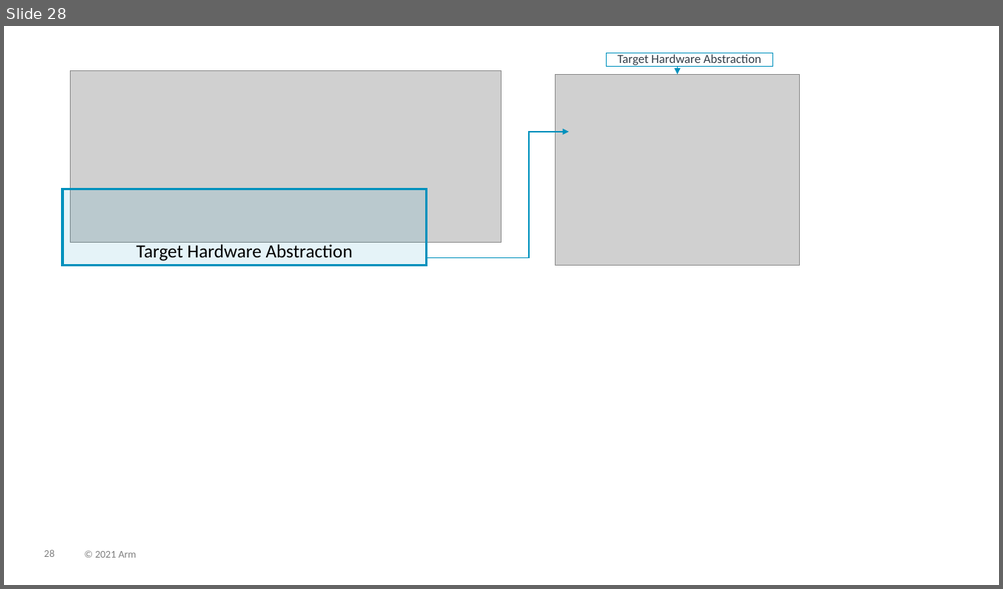
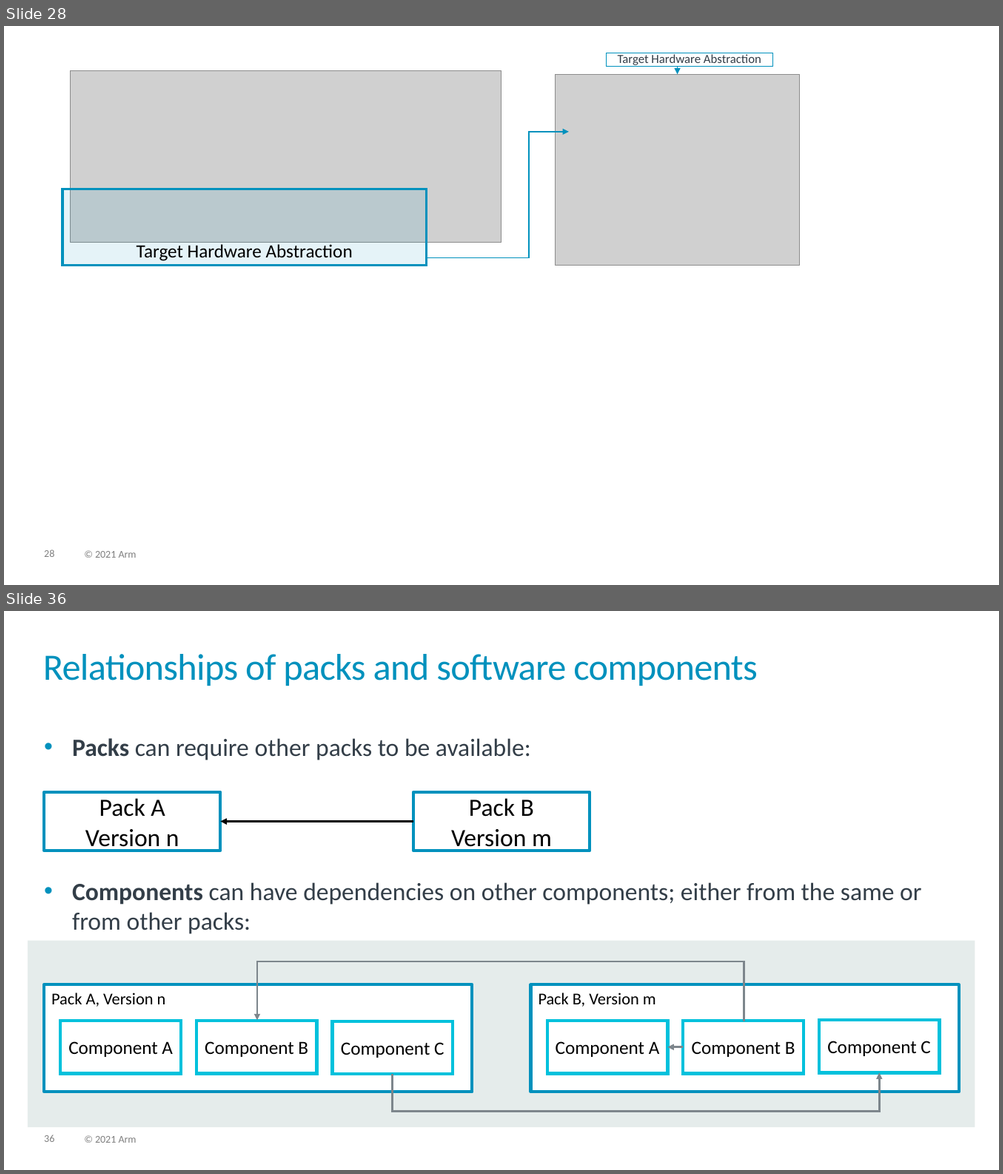
Before and after one commit to Open-CMSIS-Pack/cmsis-toolbox, a slide deck: docs/images/overview.pptx. Shown one above the other, each under a label of ours: slide 28 before the commit, slides 28 and 36 after it; the slides between them are not shown. The pictures are 1003x589 and 1003x1174 pixels, drawn with LibreOffice and Linux fonts; fonts in the diff are those of the drawing; grey boxes stand for pictures. Boxes give left, top, right and bottom in pixels: in the first picture for what was removed or moved away, otherwise in the second. Text is boxed around its words. In the diff, an @@ line names an element or a change of style, - is before the commit and + after.

```diff
--- a/docs/images/overview.pptx
+++ b/docs/images/overview.pptx
@@ slide 36 added at [4,611,999,1170], background #FFFFFF; not listed: 2 template elements that a slide beside it also shows @@
@@ title added at [43,654,757,686], 36 pt, text #0091BD @@
+Relationships of packs and software components
@@ text added at [72,738,921,934], 24 pt, text #333E48 @@
+• Packs can require other packs to be available:
+• Components can have dependencies on other components; either from the same or from other packs:
@@ rectangle added at [44,792,220,851], outline #0091BD 3 pt, 24 pt, text #000000 @@
+Pack A
+Version n
@@ rectangle added at [414,792,589,851], outline #0091BD 3 pt, 24 pt, text #000000 @@
+Pack B
+Version m
@@ arrow added from (414, 821) to (220, 821), #000000 2 pt @@
@@ rectangle added at [28,941,975,1128], fill #E5ECEB @@
@@ elbow arrow added from (743, 1022) to (257, 1021), #7D868C 2 pt @@
@@ rectangle added at [44,985,472,1092], fill #FFFFFF, outline #0091BD 3 pt, 16 pt, text #000000 @@
+Pack A, Version n
@@ rectangle added at [531,985,959,1092], fill #FFFFFF, outline #0091BD 3 pt, 16 pt, text #000000 @@
+Pack B, Version m
@@ rectangle added at [61,1022,181,1074], outline #00C1DC 3 pt, 18 pt, text #000000 @@
+Component A
@@ rectangle added at [196,1022,316,1074], outline #00C1DC 3 pt, 18 pt, text #000000 @@
+Component B
@@ rectangle added at [333,1022,452,1074], outline #00C1DC 3 pt, 18 pt, text #000000 @@
+Component C
@@ rectangle added at [547,1022,667,1074], outline #00C1DC 3 pt, 18 pt, text #000000 @@
+Component A
@@ rectangle added at [683,1022,803,1074], outline #00C1DC 3 pt, 18 pt, text #000000 @@
+Component B
@@ rectangle added at [819,1021,939,1073], outline #00C1DC 3 pt, 18 pt, text #000000 @@
+Component C
@@ arrow added from (683, 1048) to (667, 1048), #7D868C 2 pt @@
@@ elbow arrow added from (392, 1074) to (879, 1073), #7D868C 2 pt @@
```
Also in this commit, not shown: 12 other slides added, 5 other files.
